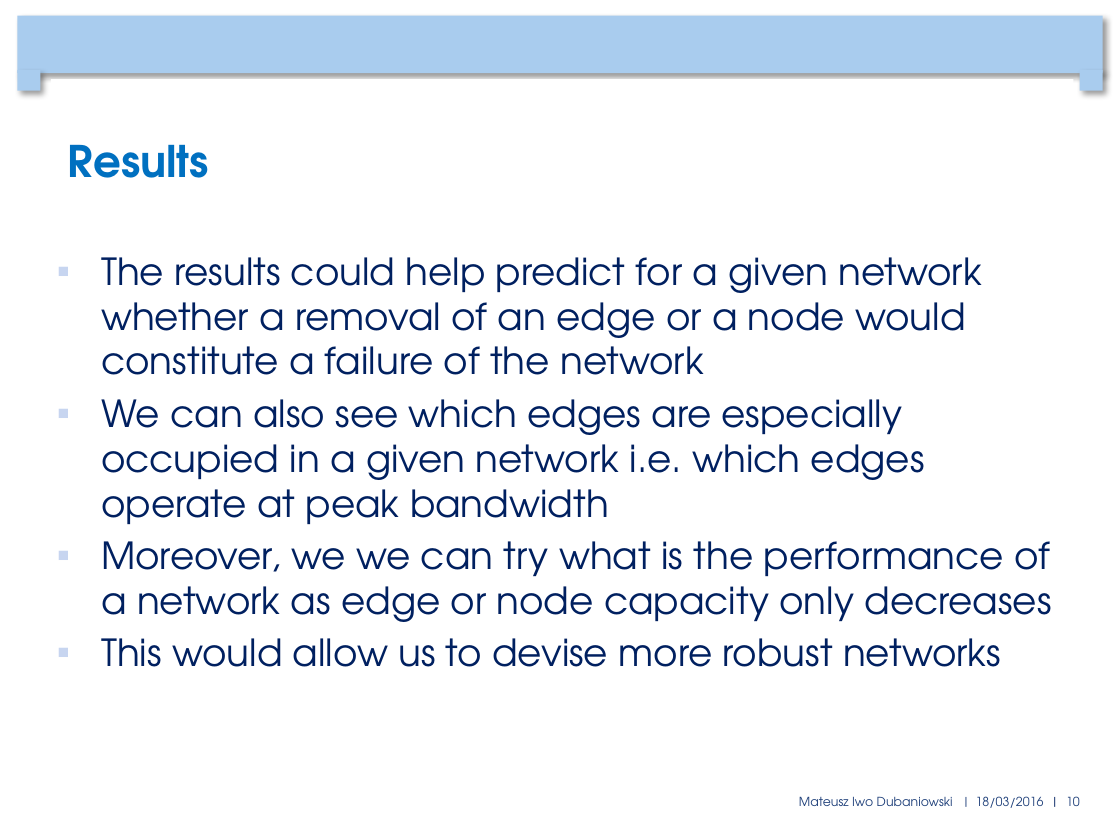
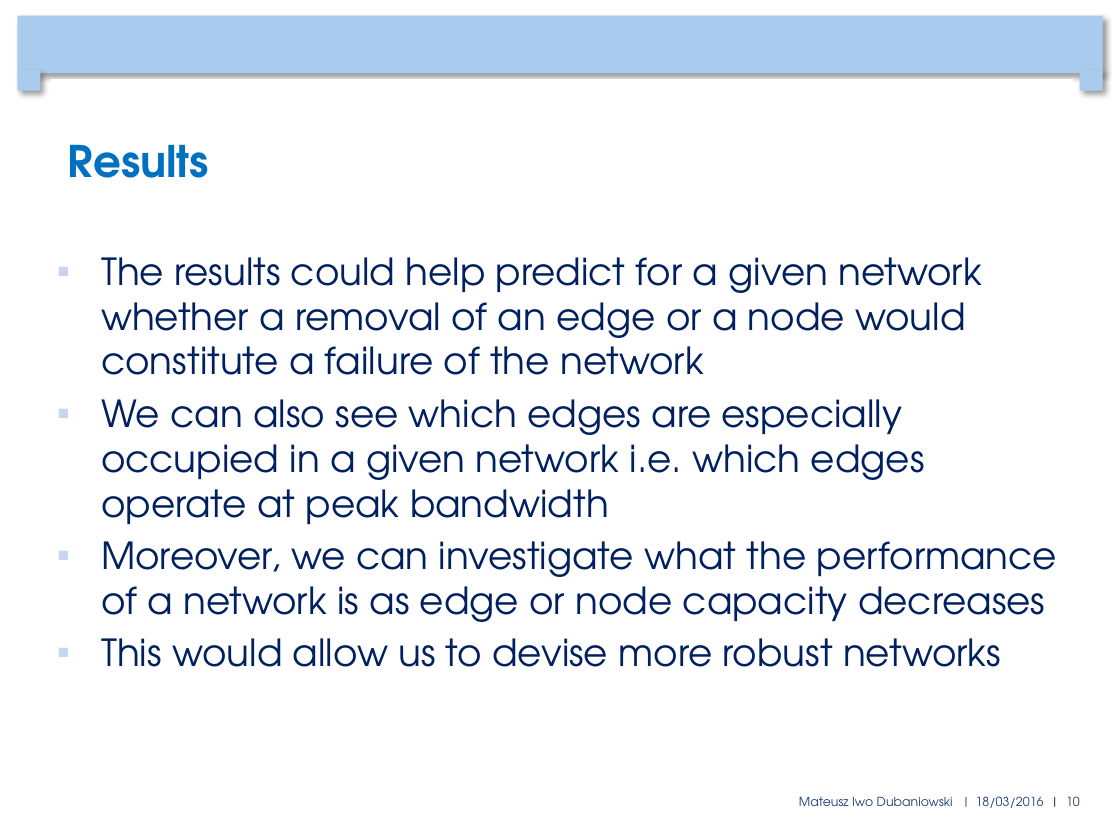
Before and after one commit to mduban/CNProject, a slide deck: slide 10 of FinalPresentation.pptx. Drawn at 1120x840 pixels with LibreOffice and Linux fonts; fonts in the diff are those of the drawing; background and template pictures are left out. Boxes give left, top, right and bottom in pixels: in the first picture for what was removed or moved away, otherwise in the second. Text is boxed around its words. In the diff, an @@ line names an element or a change of style, - is before the commit and + after.

```diff
--- a/FinalPresentation.pptx
+++ b/FinalPresentation.pptx
@@ text at (x1=101, y1=541, x2=1057, y2=622): text changed @@
-▪ Moreover, we we can try what is the performance of a network as edge or node capacity only decreases
+▪ Moreover, we can investigate what the performance of a network is as edge or node capacity decreases
```
Also in this commit, not shown: 6 other slides changed.
